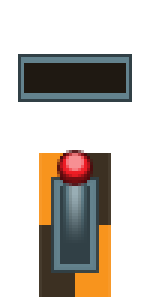
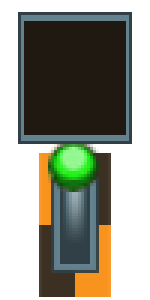
Layers edited between the first and the second 150 × 300 image:
painted on "Layer 2" over (x1=18, y1=12, x2=132, y2=144)
painted on "Layer 7" over (x1=48, y1=141, x2=99, y2=192)
